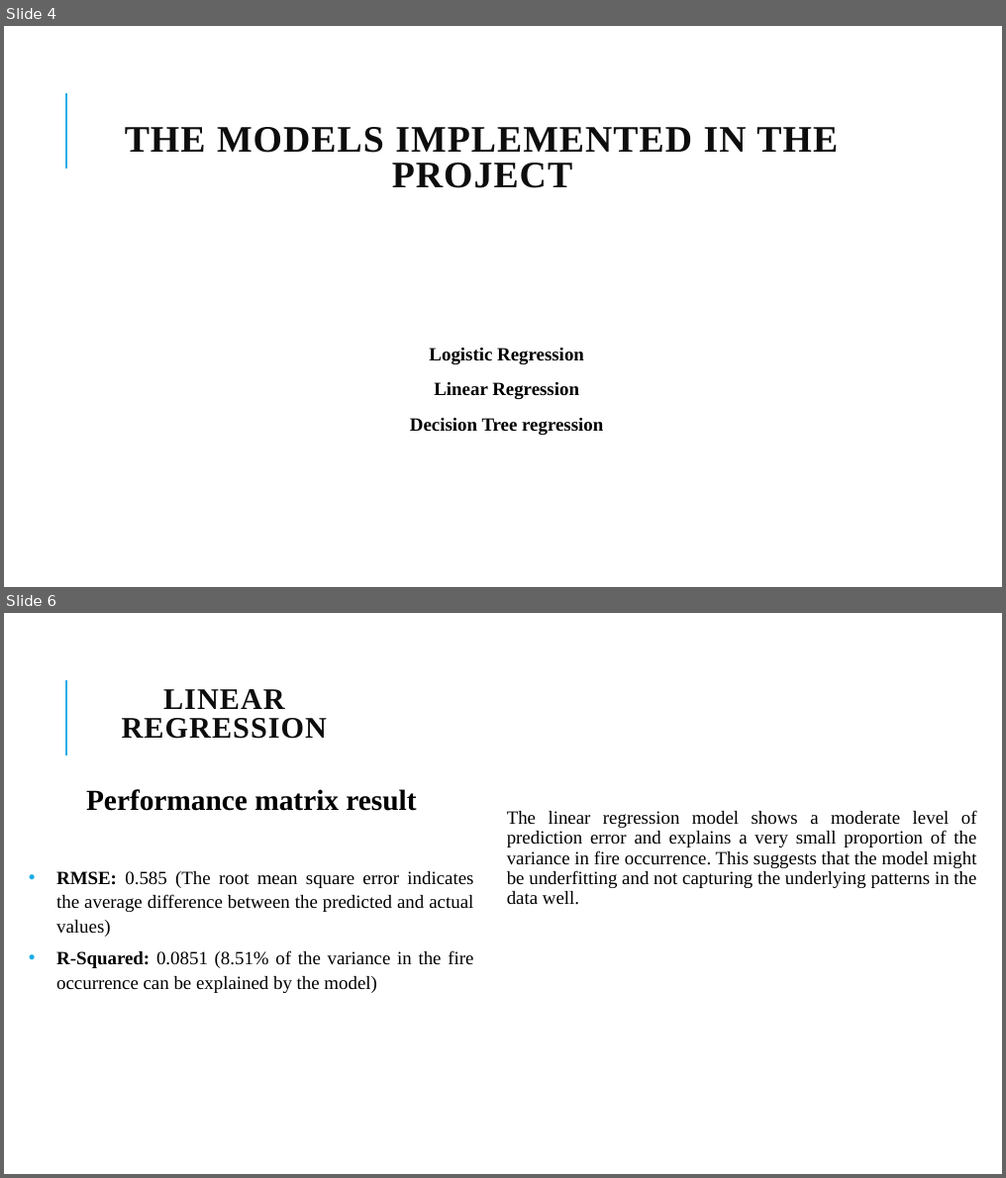
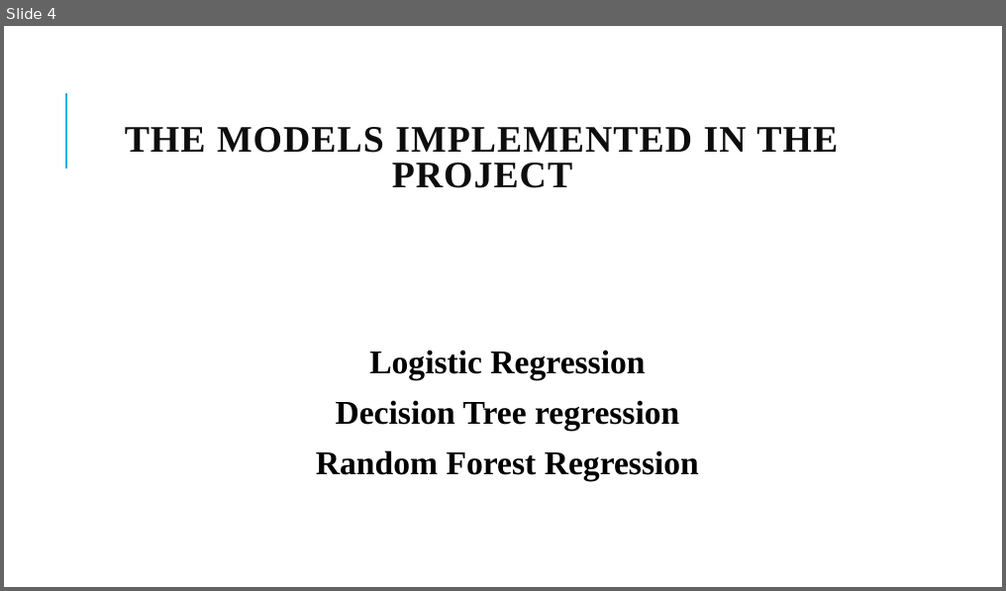
Before and after one commit to FelixOwusuAnsah/Algers-Forest-Fires, a slide deck: FELIX OWUSU-ANSAH PREDICTIVE AND PRESCRIPTIVE ANALYTICS.pptx. Shown one above the other, each under a label of ours: slides 4 and 6 before the commit, slide 4 after it; the slides between them are not shown. The pictures are 1006x1178 and 1006x591 pixels, drawn with LibreOffice and Linux fonts; fonts in the diff are those of the drawing. Boxes give left, top, right and bottom in pixels: in the first picture for what was removed or moved away, otherwise in the second. Text is boxed around its words. In the diff, an @@ line names an element or a change of style, - is before the commit and + after.

Commit message:
This is the Alger's Forest Fire project

```diff
--- a/FELIX OWUSU-ANSAH PREDICTIVE AND PRESCRIPTIVE ANALYTICS.pptx
+++ b/FELIX OWUSU-ANSAH PREDICTIVE AND PRESCRIPTIVE ANALYTICS.pptx
@@ slide 6 removed at box(4, 613, 1002, 1174), background #FFFFFF; not listed: 1 template element that a slide beside it also shows @@
@@ title removed at box(122, 689, 327, 739) @@
-LINEAR REGRESSION
@@ text removed at box(56, 789, 473, 993) @@
-Performance matrix result
-• RMSE: 0.585 (The root mean square error indicates the average difference between the predicted and actual values)
-• R-Squared: 0.0851 (8.51% of the variance in the fire occurrence can be explained by the model)
@@ text removed at box(507, 810, 977, 905) @@
-The linear regression model shows a moderate level of prediction error and explains a very small proportion of the variance in fire occurrence. This suggests that the model might be underfitting and not capturing the underlying patterns in the data well.
@@ slide 4 changed as well @@
@@ text at box(336, 350, 679, 431): size 18 to 32 pt in "Logistic Regression", "Decision Tree regression" @@
@@ text at box(434, 382, 579, 399): paragraph removed @@
-  Linear Regression
@@ text at box(316, 451, 699, 481): paragraph added @@
+  Random Forest Regression
```
Also in this commit, not shown: 5 other slides changed, 3 slides added, 1 other slide removed.
